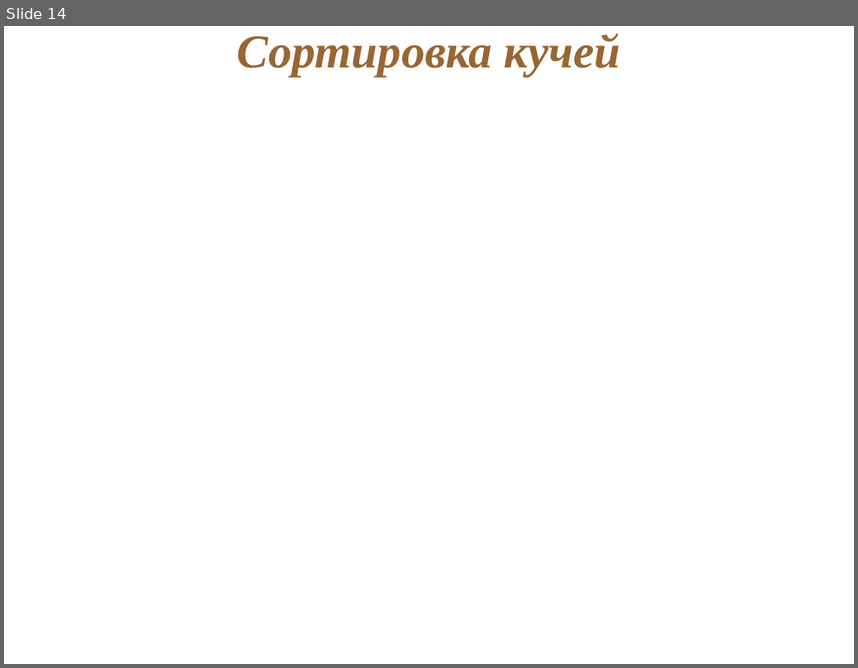
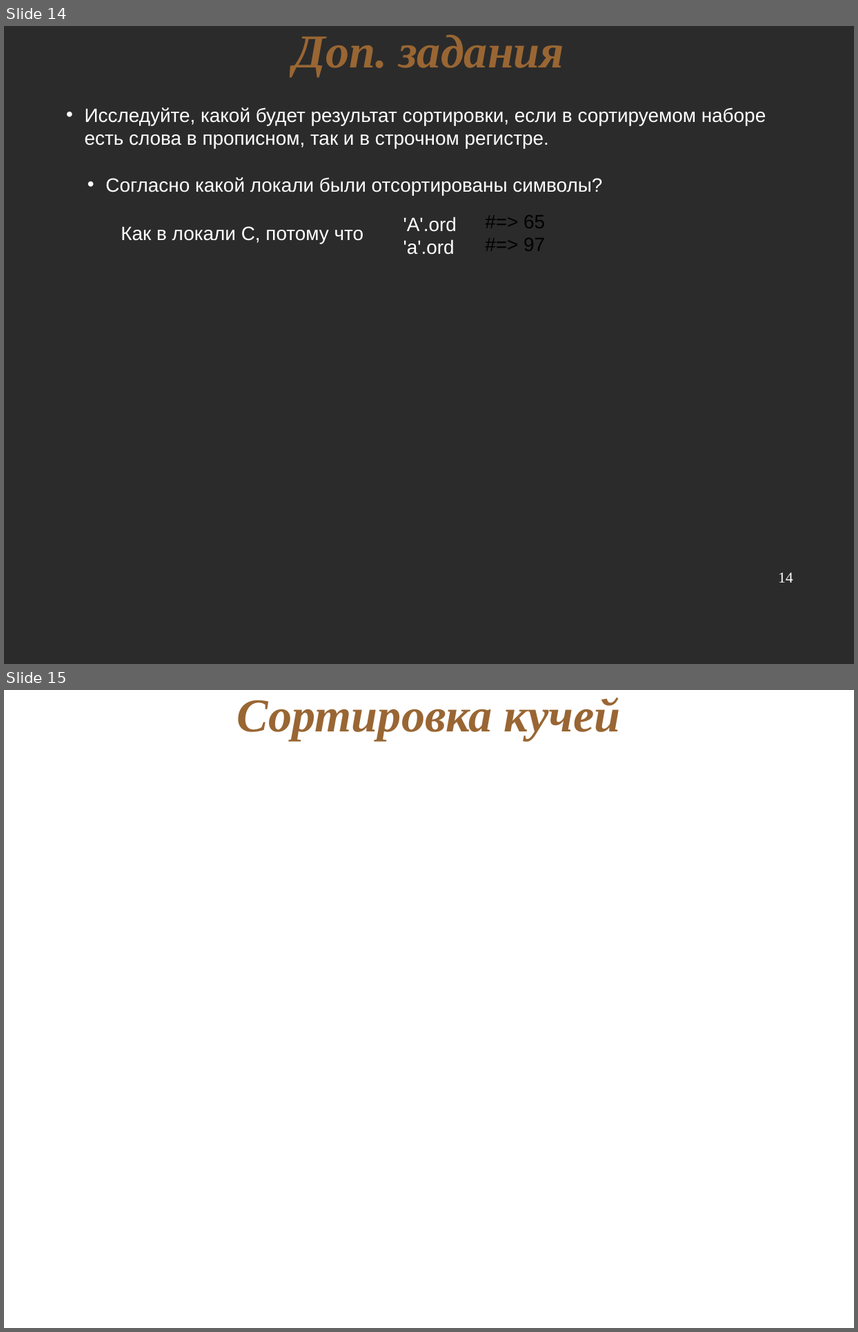
Before and after one commit to nkrot/rufsl, a slide deck: lectures/sorting.odp. Shown one above the other, each under a label of ours: slide 14 before the commit, slides 14 and 15 after it. The pictures are 858x668 and 858x1332 pixels, drawn with LibreOffice and Linux fonts; fonts in the diff are those of the drawing; background and template pictures are left out; a plain dark background stands for a picture behind light text. Boxes give left, top, right and bottom in pixels: in the first picture for what was removed or moved away, otherwise in the second. Text is boxed around its words. In the diff, an @@ line names an element or a change of style, - is before the commit and + after.

```diff
--- a/lectures/sorting.odp
+++ b/lectures/sorting.odp
@@ slide 14 added at <box>4,26,854,664</box>, background picture (left out) @@
@@ title added at <box>293,35,564,77</box>, 44 pt, text #996633, bold, italic @@
+Доп. задания
@@ text added at <box>85,107,766,148</box>, 18 pt, text #FFFFFF @@
+• Исследуйте, какой будет результат сортировки, если в сортируемом наборе есть слова в прописном, так и в строчном регистре.
@@ text added at <box>105,177,602,195</box>, 18 pt, text #FFFFFF @@
+• Согласно какой локали были отсортированы символы?
@@ text added at <box>121,226,364,243</box>, 18 pt, text #FFFFFF @@
+Как в локали C, потому что
@@ text added at <box>404,216,457,254</box>, 18 pt, text #FFFFFF @@
+'A'.ord
+'a'.ord
@@ text added at <box>524,215,545,251</box>, 18 pt, text #000000 @@
+#=> 65
+#=> 97
@@ page number added at <box>778,572,793,582</box>, 14 pt, text #FFFFFF @@
+14
@@ what was slide 14 is now slide 15 @@
```
Also in this commit, not shown: 1 slide changed, 3 other files.
